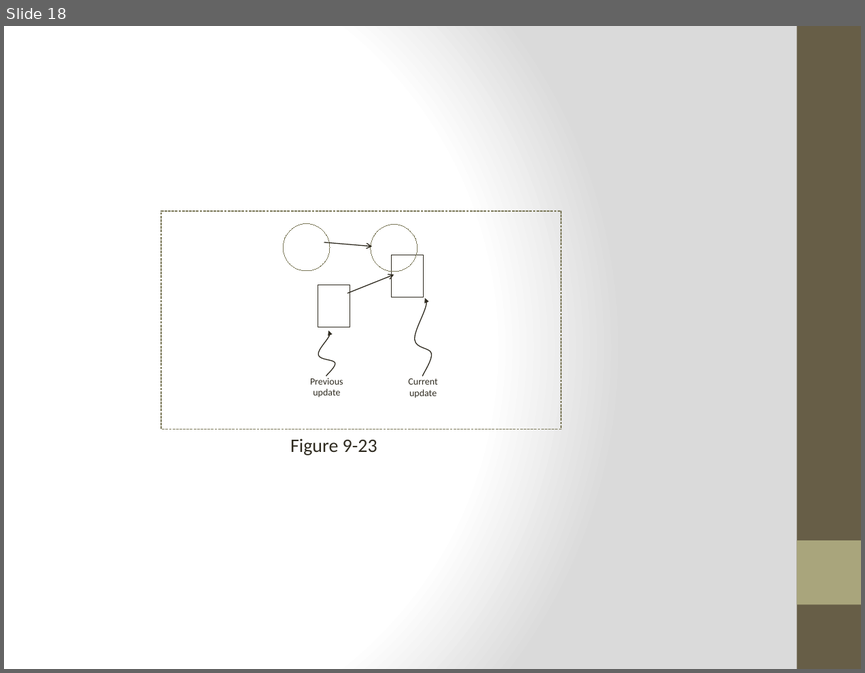
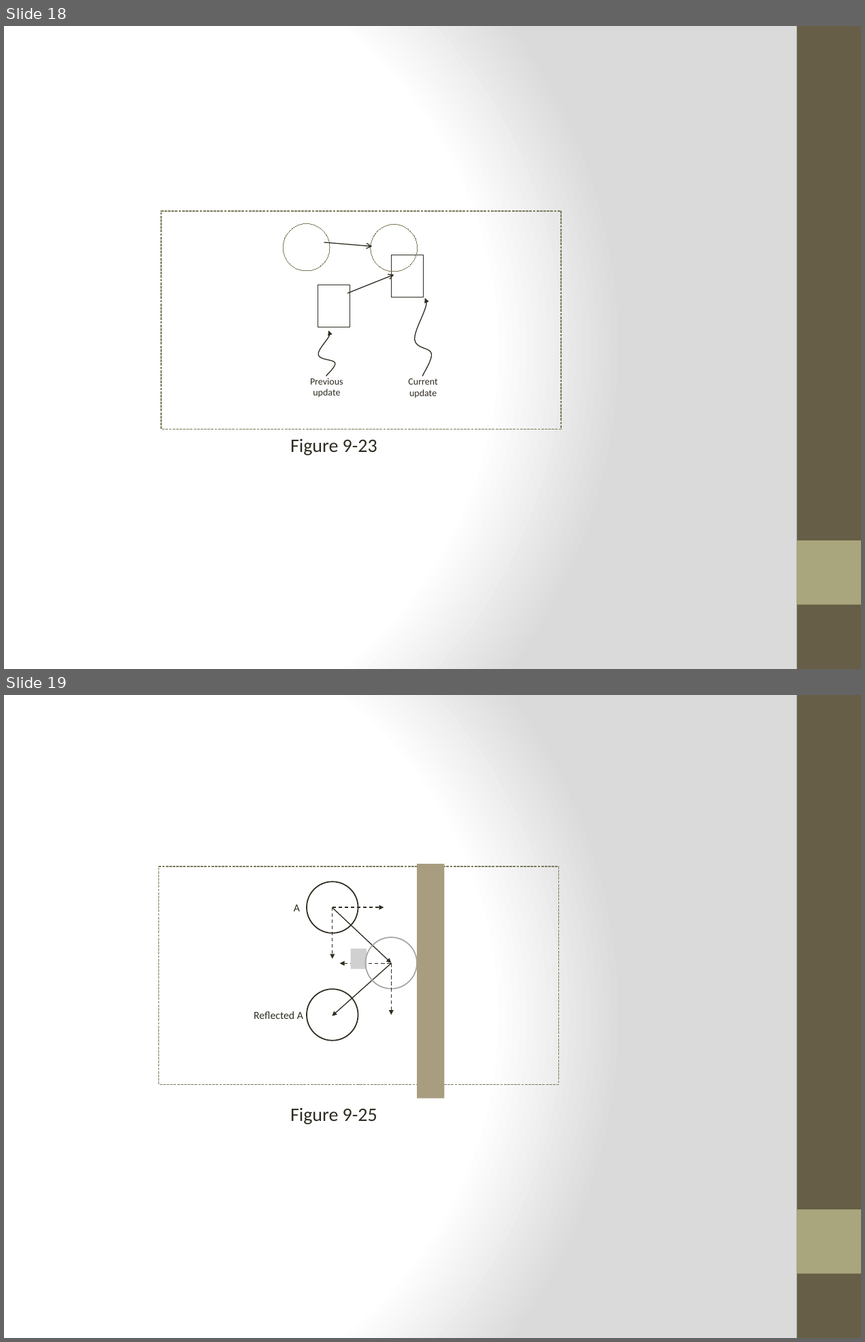
Before and after one commit to HTML5GameEngineGroup/GTCS-GameEngine2, a slide deck: Word/Diagrams/chapter9/chap 9.figures.pptx. Shown one above the other, each under a label of ours: slide 18 before the commit, slides 18 and 19 after it. The pictures are 865x673 and 865x1342 pixels, drawn with LibreOffice and Linux fonts; fonts in the diff are those of the drawing; grey boxes stand for pictures; background and template pictures are left out. Boxes give left, top, right and bottom in pixels: in the first picture for what was removed or moved away, otherwise in the second. Text is boxed around its words. In the diff, an @@ line names an element or a change of style, - is before the commit and + after.

```diff
--- a/Word/Diagrams/chapter9/chap 9.figures.pptx
+++ b/Word/Diagrams/chapter9/chap 9.figures.pptx
@@ slide 19 added at <box>4,695,861,1338</box>, background gradient #FFFFFF to #DADADA; not listed: 2 template elements that a slide beside it also shows @@
@@ rectangle added at <box>159,866,559,1084</box>, outline #7D7A5C 0.75 pt dashed @@
@@ rectangle added at <box>417,864,445,1098</box>, fill #A89D7F @@
@@ ellipse added at <box>307,882,358,933</box>, outline #2F2B20 1 pt @@
@@ text added at <box>294,904,300,911</box>, 9 pt, text #2F2B20 @@
+A
@@ arrow added from (332, 907) to (392, 963), #2F2B20 0.75 pt @@
@@ arrow added from (332, 907) to (332, 959), #2F2B20 0.75 pt dashed @@
@@ arrow added from (332, 907) to (383, 907), #2F2B20 0.75 pt dashed @@
@@ ellipse added at <box>366,938,417,989</box>, outline #A6A6A6 1 pt @@
@@ picture added at <box>350,949,366,969</box> @@
@@ arrow added from (392, 963) to (332, 1015), #2F2B20 0.75 pt @@
@@ arrow added from (392, 963) to (340, 963), #2F2B20 0.75 pt dashed @@
@@ arrow added from (392, 963) to (392, 1015), #2F2B20 0.75 pt dashed @@
@@ ellipse added at <box>307,989,358,1040</box>, outline #2F2B20 1 pt @@
@@ text added at <box>254,1011,303,1019</box>, 9 pt, text #2F2B20 @@
+Reflected A
@@ text added at <box>290,1108,377,1124</box>, 16 pt, text #2F2B20 @@
+Figure 9-25
```
Also in this commit, not shown: 1 other slide added, 27 other files.
